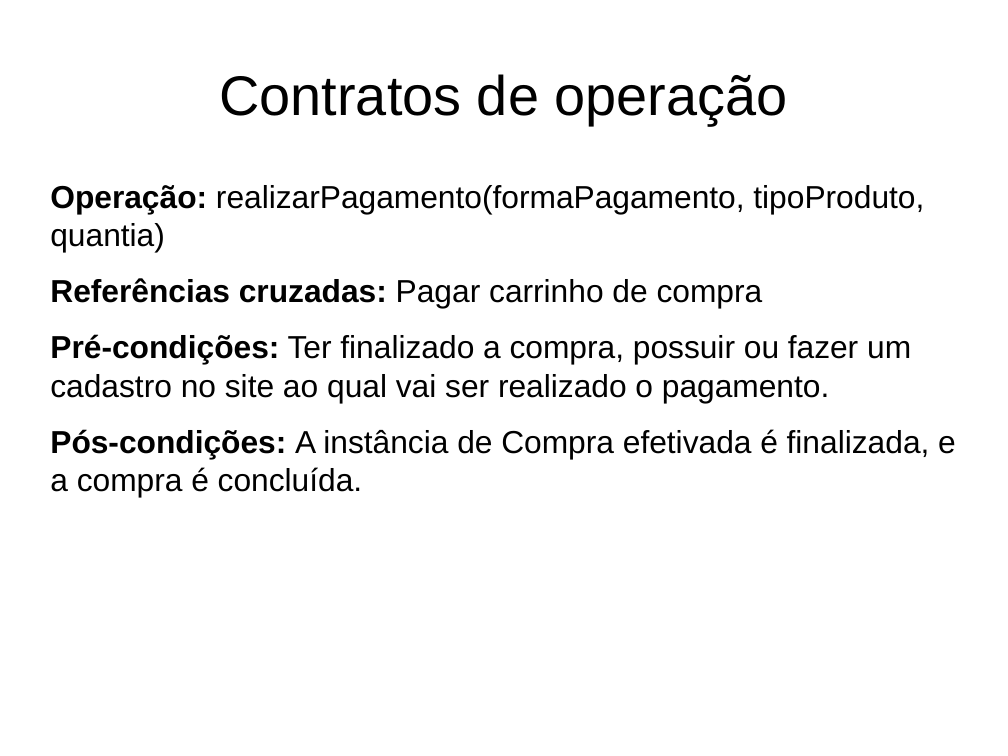
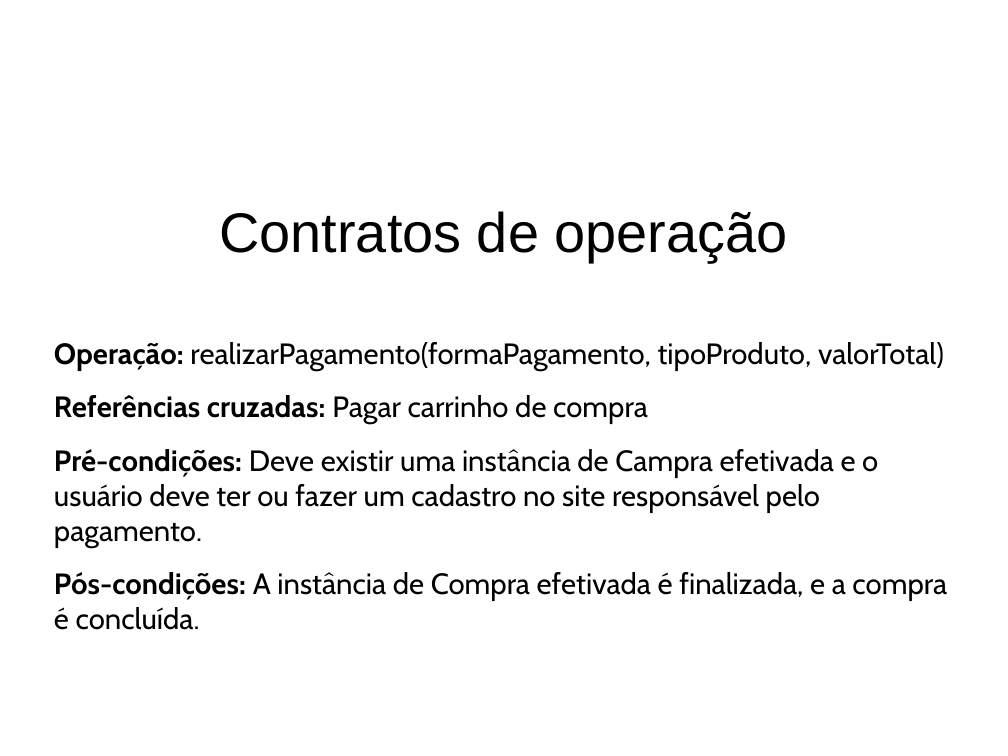
Before and after one commit to I-am-Gabi/open-bands, a slide deck: slide 23 of Documentos/Apresentacao/padrao_controlador.odp (slide 22 before the commit). Drawn at 1008x756 pixels with LibreOffice and Linux fonts; fonts in the diff are those of the drawing; background and template pictures are left out. Boxes give left, top, right and bottom in pixels: in the first picture for what was removed or moved away, otherwise in the second. Text is boxed around its words. In the diff, an @@ line names an element or a change of style, - is before the commit and + after.

```diff
--- a/Documentos/Apresentacao/padrao_controlador.odp
+++ b/Documentos/Apresentacao/padrao_controlador.odp
@@ title "Contratos de operação": place and size @@
-title "Contratos de operação" at [219, 74, 788, 125]
+title "Contratos de operação" at [219, 211, 788, 262]
@@ text at [54, 342, 944, 371]: text changed; size 25 to 23.1 pt; font Arial to Cabin @@
-Operação: realizarPagamento(formaPagamento, tipoProduto, quantia)
+Operação: realizarPagamento(formaPagamento, tipoProduto, valorTotal)
@@ text "Operação: realizarPagamento(formaPagamento, tipoProduto, val ...": place and size @@
-text "Operação: realizarPagamento(formaPagamento, tipoProduto, val ..." at [50, 185, 956, 496]
+text "Operação: realizarPagamento(formaPagamento, tipoProduto, val ..." at [54, 342, 947, 630]
@@ text at [54, 395, 947, 630]: size 25 to 23.1 pt, font Arial to Cabin in "Referências cruzadas: Pagar carrinho de compra", "Pós-condições: A instância de Compra efetivada é ..." @@
@@ text at [54, 449, 878, 548]: text changed; size 25 to 23.1 pt; font Arial to Cabin @@
-Pré-condições: Ter finalizado a compra, possuir ou fazer um cadastro no site ao qual vai ser realizado o pagamento.
+Pré-condições: Deve existir uma instância de Campra efetivada e o usuário deve ter ou fazer um cadastro no site responsável pelo pagamento.
```
Also in this commit, not shown: 4 other slides changed, 4 slides added, 3 slides removed, 2 other files.
